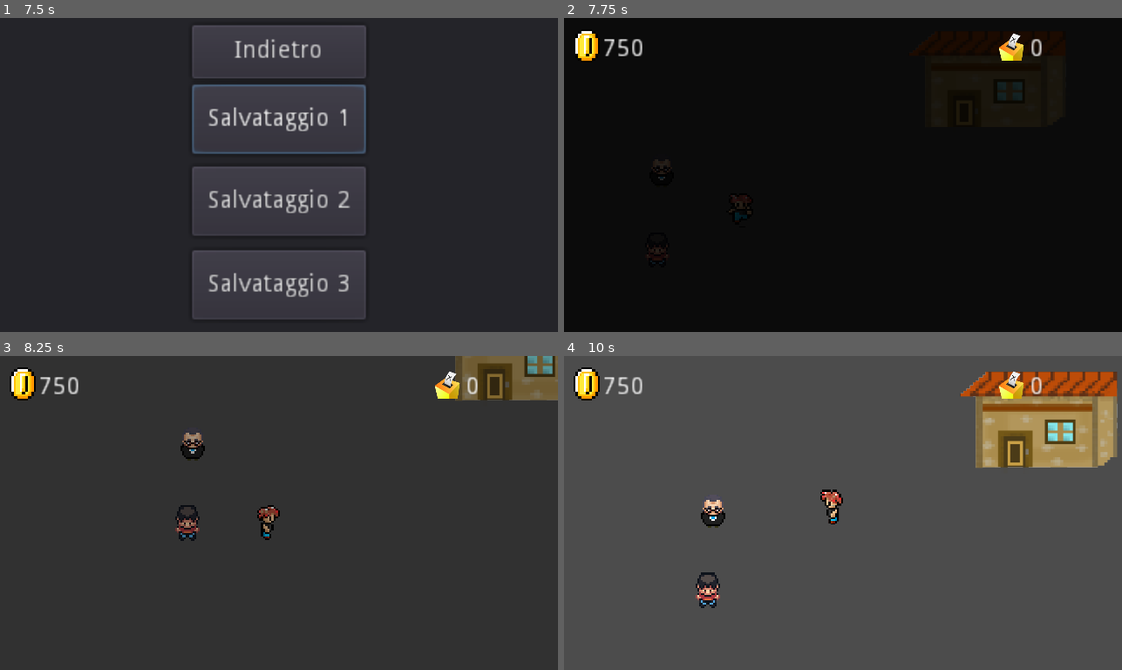
Above: before the commit, frames 1-4 (two rows, left to right).
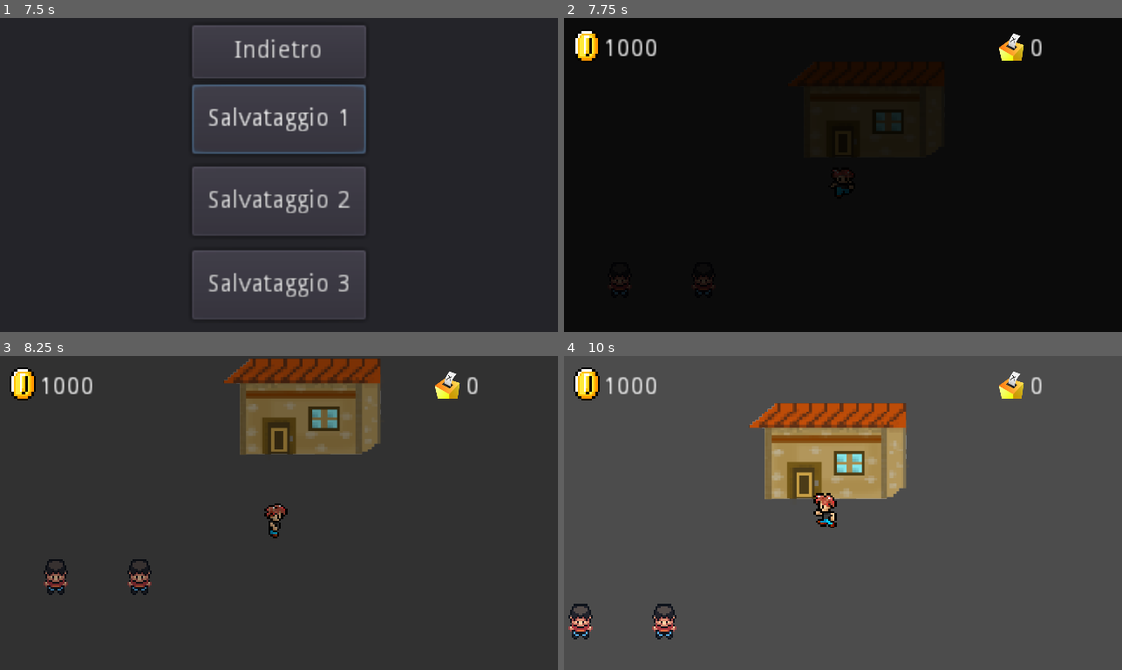
Above: after the commit, the same moments.

Repository: Fra866/ResPublica
Game: Godot game, scene res://Start.tscn
Same seed, same stepped clock (60 frames per second), same inputs: the game is played once before the commit and once after it.
Inputs:
- Up to frame 1 (7.5 s): click "Nuovo gioco" at 0.5 s; click "Salvataggio 1" at 1.25 s; click "Yes" at 2 s; click "No" at 2.75 s; click "Carica partita" at 3.5 s; click "Salvataggio 2" at 4.25 s; click "Salvataggio 3" at 5 s; click "Indietro" at 5.75 s; tap Enter (ui_accept) at 6.5, 6.77, 6.8, 7.07, 7.35 s; hold Right (ui_right) 6.53-7.28 s; tap End (ui_end) at 6.6 s; hold Down (ui_down) from 7.28 s (still down)
- Up to frame 2 (7.75 s): keep holding Down (ui_down); tap Enter (ui_accept) at 7.52 s; tap End (ui_end) at 7.55 s
- Up to frame 3 (8.25 s): tap Enter (ui_accept) at 7.82 s; release Down (ui_down) at 8.03 s; hold Right (ui_right) from 8.03 s (still down); tap End (ui_end) at 8.1 s
- Up to frame 4 (10 s): tap Enter (ui_accept) at 8.3, 9.02, 9.32, 9.6, 9.77 s; release Right (ui_right) at 8.78 s; hold Up (ui_up) 8.78-9.53 s; tap End (ui_end) at 8.85 s; hold Left (ui_left) from 9.53 s (still down)

Frame 1 is identical in both runs. In frame 2, 0.4% of the frame differs, in the area x 7-52%, y 6-86%; in frame 3, 12%; in frame 4, 17%, in the area x 0-100%, y 5-91%.
Error in both runs: Invalid set index 'save_file' (on base: 'Nil') with value of type 'Resource (saved.gd)'. (res://Start.gd:88)

Commit message:
Machiavelli cutscene

Diff:
--- a/BattleAttacks/Fascio.gd
+++ b/BattleAttacks/Fascio.gd
@@ -8,19 +8,19 @@
 	yield(get_tree().create_timer(1), "timeout")
 
 	while position.x >= 100:
-		collision()
+#		collision()
 		position.x -= 3
 		yield(get_tree().create_timer(0.01), "timeout")
 
 	while rotation_degrees != -90:
-		collision()
+#		collision()
 		rotation_degrees -= 3
 		yield(get_tree().create_timer(0.0001), "timeout")
 
 	self.queue_free()
 
 # Test-only function, since collision is now handled by battlebox
-func collision():
-	if raycast.is_colliding():
-		print('Sei stato FASCIATO')
-		raycast.enabled = false
+#func collision():
+#	if raycast.is_colliding():
+#		print('Sei stato FASCIATO')
+#		raycast.enabled = false
--- a/CutsceneActivator.gd
+++ b/CutsceneActivator.gd
@@ -18,9 +18,14 @@
 func _ready():
 	player = scenemanager.get_child(0).get_children().back().find_node("Player")
 
+func start_cutscene_dialouge(npc):
+	dialouge_box.display_dialouge(npc)
+
+	for _j in range(len(npc.dialouge_list) + 1):
+		yield(get_tree().create_timer(1.5), "timeout")
+		dialouge_box.start_dialouge = true
 
 func virgilio_cutscene():
-	cutscene = true
 	var virgilio = currentscene.get_child(1).get_child(3)
 
 	player.animstate.travel("Idle")
@@ -31,11 +36,7 @@
 	yield(get_tree().create_timer(1), "timeout")
 	virgilio.animplayer.play('IdleDown')
 
-	dialouge_box.display_dialouge(virgilio)
-
-	for _j in range(len(virgilio.dialouge_list) + 1):
-		yield(get_tree().create_timer(1.5), "timeout")
-		dialouge_box.start_dialouge = true
+	start_cutscene_dialouge(virgilio)
 
 	dialouge_box.has_obtained(virgilio.get_child(5))
 
@@ -49,8 +50,38 @@
 	virgilio.input_direction = Vector2(0, 0)
 
 
+func machiavelli_cutscene():
+	var machiavelli = currentscene.get_child(0).get_child(3)
+	player.animstate.travel("Idle")
+
+	print(machiavelli.animplayer)
+	machiavelli.animplayer.play('RunRight')
+	machiavelli.input_direction = Vector2(1, 0)
+	yield(get_tree().create_timer(1.07), "timeout")
+	machiavelli.input_direction = Vector2(0, 0)
+	machiavelli.animplayer.play('IdleRight')
+
+	menu.party = load("res://Parties/party.tres")
+
+	dialouge_box.display_dialouge(machiavelli)
+
+	start_cutscene_dialouge(machiavelli)
+	cutscene = false
+
+	machiavelli.dialouge_list = [
+		"Nel mondo tornano i medesimi uomini",
+		"come tornano i medesimi casi...",
+		"Non passeranno mai cento anni",
+		"che noi non ci troveremmo a fare le medesime cose."
+	]
+	machiavelli.attack_ids = [1]
+
+
 func start_cutscene():
+	cutscene = true
 	match cutscene_code:
+		0:
+			machiavelli_cutscene()
 		1:
 			virgilio_cutscene()
 
--- a/Parties/party.gd
+++ b/Parties/party.gd
@@ -5,7 +5,7 @@
 export(String) var party_name
 export(Texture) var symbol
 export(int) var votes
-export(Vector2) var political_pos
+export(Vector2) var political_pos = Vector2(0, 0)
 
 
 func _ready():
--- a/Parties/party.tres
+++ b/Parties/party.tres
@@ -5,5 +5,5 @@
 [resource]
 script = ExtResource( 1 )
 party_name = ""
-total_votes = 0
+votes = 0
 political_pos = Vector2( 0, 0 )
--- a/Player/Player.tscn
+++ b/Player/Player.tscn
@@ -1,8 +1,7 @@
-[gd_scene load_steps=41 format=2]
+[gd_scene load_steps=40 format=2]
 
 [ext_resource path="res://Images/Characters/player.png" type="Texture" id=1]
 [ext_resource path="res://Player/Player.gd" type="Script" id=2]
-[ext_resource path="res://Parties/party.tres" type="Resource" id=3]
 
 [sub_resource type="RectangleShape2D" id=1]
 extents = Vector2( 8, 8 )
@@ -377,7 +376,6 @@
 [node name="Player" type="KinematicBody2D"]
 collision_mask = 3
 script = ExtResource( 2 )
-party = ExtResource( 3 )
 
 [node name="Sprite" type="Sprite" parent="."]
 position = Vector2( 8, 7 )
--- a/Player/PlayerSprite.gd
+++ b/Player/PlayerSprite.gd
@@ -24,7 +24,6 @@
 
 
 func hit(damage):
-	print("OUCH ", damage)
 # Dummy damage computation
 	hp.value -= damage
 	hp.get_child(0).text = str(hp.value)
--- a/SaveMenu.gd
+++ b/SaveMenu.gd
@@ -1,8 +1,6 @@
 extends Control
 export(int) var state = 1
 export(Resource) var game_save_obj
-
-var paths = ["res://save01.tres", "res://save02.tres"]
 
 onready var yes = $Panel/Container/Yes
 onready var no = $Panel/Container/No
@@ -10,10 +8,11 @@
 onready var menu = get_node(NodePath("/root/SceneManager/Menu"))
 onready var shop = get_node(NodePath('/root/SceneManager/ShopBox'))
 onready var scene_manager = get_node(NodePath("/root/SceneManager"))
+onready var save_path: String
 
 func _ready():
 	self.visible = false
-#	print(scene_manager.save_file.get_path())
+	save_path = scene_manager.save_file.get_path()
 
 
 func priority_to_menu():
@@ -44,11 +43,13 @@
 	var player = get_node(NodePath("../CurrentScene")).get_children().back().find_node("Player")
 	var current_scene = scene_manager.get_child(0).get_child(0)
 	var file_save = game_save_obj.new()
+	file_save.take_over_path(scene_manager.save_file.get_path())
 
 	file_save.player_pos = player.position
 	file_save.slogans = menu.slogan_list
 	file_save.objects = menu.object_list
-	file_save.list_npc = scene_manager.list_npc
+	file_save.voters = menu.voter_list
+#	file_save.list_npc = scene_manager.list_npc
 	file_save.ended_cutscenes = scene_manager.list_ended_cutscenes
 	file_save.money = ui.get_money()
 	file_save.votes = ui.get_votes()
--- a/SaveMenu.tscn
+++ b/SaveMenu.tscn
@@ -7,9 +7,6 @@
 margin_right = 120.0
 margin_bottom = 40.0
 script = ExtResource( 1 )
-__meta__ = {
-"_edit_use_anchors_": false
-}
 game_save_obj = ExtResource( 2 )
 
 [node name="Panel" type="Panel" parent="."]
--- a/Saved/config.tres
+++ b/Saved/config.tres
@@ -7,7 +7,9 @@
 script = ExtResource( 1 )
 slogans = [  ]
 objects = [  ]
+voters = [  ]
 ended_cutscenes = [  ]
 current_scene = ExtResource( 2 )
 player_pos = Vector2( 80, 16 )
 money = 1000
+votes = 0
--- a/Saved/save01.tres
+++ b/Saved/save01.tres
@@ -1,23 +1,15 @@
-[gd_resource type="Resource" load_steps=10 format=2]
+[gd_resource type="Resource" load_steps=3 format=2]
 
 [ext_resource path="res://saved.gd" type="Script" id=1]
 [ext_resource path="res://Scenes/Level1.tscn" type="PackedScene" id=2]
-[ext_resource path="res://Items/Objects/Key Objects/mail.tres" type="Resource" id=3]
-[ext_resource path="res://Parties/party.tres" type="Resource" id=4]
-[ext_resource path="res://Items/Slogans/stalin.tres" type="Resource" id=5]
-[ext_resource path="res://Items/Slogans/impero.tres" type="Resource" id=6]
-[ext_resource path="res://Items/Slogans/cose_buone.tres" type="Resource" id=7]
-[ext_resource path="res://Items/Slogans/humani.tres" type="Resource" id=8]
-[ext_resource path="res://Items/Slogans/black_lives.tres" type="Resource" id=9]
 
 [resource]
 script = ExtResource( 1 )
-slogans = [ ExtResource( 9 ), ExtResource( 8 ), ExtResource( 7 ), ExtResource( 5 ), ExtResource( 6 ) ]
-objects = [ ExtResource( 3 ) ]
-ended_cutscenes = [ 1 ]
-list_npc = [  ]
+slogans = [  ]
+objects = [  ]
+voters = [  ]
+ended_cutscenes = [  ]
 current_scene = ExtResource( 2 )
-player_party = ExtResource( 4 )
-player_pos = Vector2( -48, 48 )
-money = 750
+player_pos = Vector2( 80, 16 )
+money = 1000
 votes = 0
--- a/Saved/save02.tres
+++ b/Saved/save02.tres
@@ -8,8 +8,8 @@
 script = ExtResource( 1 )
 slogans = [  ]
 objects = [  ]
+voters = [  ]
 ended_cutscenes = [  ]
-list_npc = [  ]
 current_scene = ExtResource( 6 )
 player_party = ExtResource( 7 )
 player_pos = Vector2( 80, 16 )
--- a/Scenes/BattleScene.gd
+++ b/Scenes/BattleScene.gd
@@ -1,5 +1,4 @@
 extends Node2D
-
 
 onready var scenemanager = get_node(NodePath('/root/SceneManager/'))
 onready var menu = get_node(NodePath('/root/SceneManager/Menu'))
@@ -38,6 +37,7 @@
 onready var attacks_list: Array
 var id = 0
 var next_scene = ""
+var next_pos: Vector2
 var player_pos = Vector2(0, 0)
 
 onready var p_attack: Vector2
@@ -166,6 +166,7 @@
 				var slog = menu.slogan_list[id]
 				id = handle_input(id, n_of_slogans, selector)
 				# political_compass.set_line(political_compass.get_main_pointer() ,slog.political_pos.x, -slog.political_pos.y)
+				political_compass.show_damage_area(true)
 				political_compass.set_damage_area(slog.damage_area)
 
 				if Input.is_action_just_pressed("ui_accept"):
@@ -207,11 +208,11 @@
 	objectlist.visible = !slogans
 
 
-func get_rand():
-	var tmp = ResourceLoader.load("res://NPC/tmp.tres")
-	var dim = len(tmp.slogans_for_battle)
-	var n = randi() % dim
-	return tmp.slogans_for_battle[n]
+#func get_rand():
+#	var tmp = ResourceLoader.load("res://NPC/tmp.tres")
+#	var dim = len(tmp.slogans_for_battle)
+#	var n = randi() % dim
+#	return tmp.slogans_for_battle[n]
 
 
 func set_attacks(attack_ids_list):
@@ -220,7 +221,7 @@
 
 func set_next_scene(scene: String, p_pos: Vector2):
 	next_scene = scene
-	player_pos = p_pos
+	next_pos = p_pos
 
 
 func set_npc(current_npc):
@@ -239,6 +240,7 @@
 
 		attacking = true
 		political_compass.visible = false
+		political_compass.show_damage_area(false)
 		political_compass.set_main_pointer(player_pos.x, -player_pos.y)
 		political_compass.set_enemy_pointer(enemy_sprite.political_pos.x, -enemy_sprite.political_pos.y)
 		political_compass.hide_line()
@@ -270,19 +272,19 @@
 	turn = TURN.PLAYER
 
 
-func damageable(slogan: Vector2):
+#func damageable(slogan: Vector2):
 #	If area will instead be a circle -- [[x0, y0], radius]
 #	var center = Vector2(enemy_area[0][0], enemy_area[0][1])
 #	return abs(slogan - center) < enemy_area[1]
-	var check_x: bool
-	var check_y: bool
-
-	if slogan.x <= enemy_area[0][1] and slogan.x >= enemy_area[0][0]:
-		check_x = true
-	if slogan.y <= enemy_area[1][1] and slogan.y >= enemy_area[1][0]:
-		check_y = true
-
-	return check_x and check_y
+#	var check_x: bool
+#	var check_y: bool
+
+#	if slogan.x <= enemy_area[0][1] and slogan.x >= enemy_area[0][0]:
+#		check_x = true
+#	if slogan.y <= enemy_area[1][1] and slogan.y >= enemy_area[1][0]:
+#		check_y = true
+
+#	return check_x and check_y
 
 
 func extra_damage():
@@ -294,11 +296,12 @@
 func damage(p_pos: Vector2):
 
 	if Geometry.is_point_in_polygon(enemy_sprite.political_pos, political_compass.damage_area.polygon):
-		var d = 20 - sqrt(float(pow((enemy_sprite.political_pos.x - p_pos.x), 2) + pow((enemy_sprite.political_pos.y - p_pos.y), 2)))
+#		var d = 20 - sqrt(float(pow((enemy_sprite.political_pos.x - p_pos.x), 2) + pow((enemy_sprite.political_pos.y - p_pos.y), 2)))
+		var d = 10 - (enemy_sprite.political_pos - p_pos).length()
+		print("Damage: ", 10 - (enemy_sprite.political_pos - p_pos).length() + extra_damage())
 		d += extra_damage()
 		political_compass.set_enemy_pointer(enemy_sprite.political_pos.x, -enemy_sprite.political_pos.y)
 
-
 		npcBar.value -= d
 
 	# print("Enemy PolPos: ", enemy_sprite.political_pos)
@@ -306,17 +309,19 @@
 
 
 func capture_enemy():
+#	Voter and votes addition have been moved to battle_ends since there might happen a case
+#	such that the last slogan carries a damage greater than 15 (e.g. fighting Sempronio with humani/impero/riforma).
+
 	if npcBar.value <= 15:
-		menu.new_voter(enemy_sprite)
 		ui.loadVotes(enemy_sprite.votes)
 
 		action_log.text = enemy_sprite.npc_name + " è entrato nel tuo partito."
 		margincontainer.visible = true
 		battlemenu.visible = false
 		yield(get_tree().create_timer(0.5), "timeout")
-
-		menu.party.votes += enemy_sprite.votes
-		menu.party.political_pos = (menu.party.political_pos + enemy_sprite.political_pos)/2
+		action_log.text = "Hai ottenuto " + str(enemy_sprite.votes) + " voti."
+		yield(get_tree().create_timer(0.5), "timeout")
+
 		battle_ends(true)
 	else:
 		action_log.text = enemy_sprite.npc_name + " non è entrato nel tuo partito."
@@ -348,8 +353,9 @@
 	yield(timer, "timeout")
 
 	if victory:
-		action_log.text = "Hai ottenuto " + str(enemy_sprite.votes) + " voti."
-		yield(get_tree().create_timer(1.5), "timeout")
+		menu.new_voter(enemy_sprite)
+		menu.party.votes += enemy_sprite.votes
+		menu.party.political_pos = (menu.party.political_pos + enemy_sprite.political_pos)/2
 
 	end(next_scene)
 
@@ -357,5 +363,5 @@
 
 
 func end(scene):
-	scenemanager.start_transition("res://Scenes/" + scene + ".tscn", player_pos)
+	scenemanager.start_transition("res://Scenes/" + scene + ".tscn", next_pos)
 	# current_enemy.battle_won = true
--- a/Scenes/BattleScene.tscn
+++ b/Scenes/BattleScene.tscn
@@ -30,8 +30,6 @@
 [node name="EnemySprite" parent="." instance=ExtResource( 1 )]
 position = Vector2( 144, 16 )
 scale = Vector2( 0.830188, 0.774194 )
-npc_name = ""
-npc_desc = ""
 
 [node name="LifeBars" type="Node2D" parent="."]
 
--- a/Scenes/EnemySprite.gd
+++ b/Scenes/EnemySprite.gd
@@ -1,5 +1,4 @@
 extends Sprite
-
 
 export(String) var npc_name
 export(String) var npc_desc = ""
@@ -11,9 +10,20 @@
 export(int) var lvl
 export(int) var votes
 export(int) var max_hp
-export(float, -100, 100, 10) var popularity # Extra votes at the elections when appointing the voter as a candidate
+export(float, -100, 100, 10) var popularity #Extra votes at the elections when appointing the voter as a candidate
 export(float, -100, 100, 10) var mafia_points # How capturing the enemy will influence the Mafiometer
 
 
 func _ready():
 	pass
+
+func init(enemy: Sprite):
+	npc_name = enemy.npc_name
+	npc_desc = enemy.npc_desc
+	sex = enemy.sex
+	political_pos = enemy.political_pos
+	lvl = enemy.lvl
+	votes = enemy.votes
+	max_hp = enemy.max_hp
+	popularity = enemy.popularity
+	mafia_points = enemy.mafia_points
--- a/Scenes/Level1.tscn
+++ b/Scenes/Level1.tscn
@@ -1,7 +1,8 @@
-[gd_scene load_steps=5 format=2]
+[gd_scene load_steps=6 format=2]
 
 [ext_resource path="res://Player/Player.tscn" type="PackedScene" id=1]
 [ext_resource path="res://NPC/NPC.tscn" type="PackedScene" id=2]
+[ext_resource path="res://CutsceneActivator.tscn" type="PackedScene" id=3]
 [ext_resource path="res://Scenes/House.tscn" type="PackedScene" id=4]
 [ext_resource path="res://Scenes/Door.tscn" type="PackedScene" id=5]
 
@@ -37,6 +38,35 @@
 vf = 3
 f = 2
 
+[node name="DummyCommie" parent="YSort" instance=ExtResource( 2 )]
+position = Vector2( -48, 80 )
+dialouge_list = [ "Rivoluzione Now!" ]
+attack_ids = [ 1, 0 ]
+battle_sprite_path = "res://UI/andreotti/battle.png"
+political_pos = Vector2( -6, 6 )
+lvl = 1
+popularity = -20.0
+sprite_path = "res://Assets/Player/Male_Spritesheet.png"
+hf = 3
+vf = 3
+f = 2
+
+[node name="Machiavelli" parent="YSort" instance=ExtResource( 2 )]
+position = Vector2( 0, 80 )
+dialouge_list = [ "Crea un partito", "Ma mi raccomando", "Senza fare mionnome." ]
+battle_sprite_path = "res://UI/machiavelli.png"
+description = "Un politico molto pragmatico."
+political_pos = Vector2( 5, 6 )
+votes = 200
+lvl = 1
+max_hp = 40
+popularity = 10.0
+mafia_points = -30.0
+sprite_path = "res://Assets/Player/Male_Spritesheet.png"
+hf = 3
+vf = 3
+f = 2
+
 [node name="Player" parent="YSort" instance=ExtResource( 1 )]
 position = Vector2( 80, 16 )
 
@@ -45,3 +75,7 @@
 
 [node name="Door" parent="YSort/House" instance=ExtResource( 5 )]
 next_player_pos = Vector2( 144, 176 )
+
+[node name="CutsceneActivator" parent="YSort" instance=ExtResource( 3 )]
+position = Vector2( 80, 80 )
+cutscene_code = 0
--- a/Scenes/Menu.gd
+++ b/Scenes/Menu.gd
@@ -21,6 +21,7 @@
 
 onready var no_slog_text = $MenuLayers/Slogans/NoSloganText
 onready var no_obj_text = $MenuLayers/Objects/NoObjectText
+onready var no_party_text = $MenuLayers/Party/NoPartyText
 
 onready var political_compass_slog = $MenuLayers/Slogans/PoliticalCompass
 onready var political_compass_party = $MenuLayers/Party/PoliticalCompass
@@ -66,12 +67,14 @@
 	no_slog_text.visible = false
 
 	var save_file = screentransition.save_file
-#	party = save_file.player_party
+	party = save_file.player_party
 
 	for slogan_res in save_file.slogans:
 		new_slogan(slogan_res)
 	for object_res in save_file.objects:
 		new_object(object_res)
+	for voter in save_file.voters:
+		new_voter(voter)
 
 
 func _process(_delta):
@@ -135,15 +138,18 @@
 			object_index = handle_input(object_index, n_of_objects, objects_selector)
 
 			if Input.is_action_just_pressed("ui_accept"):
-				objects_container.get_child(1).foo(current_object.id) # Temporary Solution
+				objects_container.get_child(object_index+1).foo(current_object.id) # Temporary Solution
 
 	if menu_party:
 		menu_main = false
 		menu_party = true
 		voter_index = handle_input(voter_index, n_of_voters, voters_selector)
+
 		if Input.is_action_just_pressed("ui_end"):
 			menu_party = false
 			menu_main = true
+
+		political_compass_party.visibility(!(!party))
 
 
 	if menu_main:
@@ -167,9 +173,11 @@
 
 func priority_to_party_options():
 	menu_party = true
-	political_compass_party.hide_damage_area()
-	political_compass_party.set_main_pointer(party.political_pos.x, party.political_pos.y)
-	political_compass_party.visibility(true)
+	no_party_text.visible = !party
+	political_compass_party.visibility(!(!party))
+	if party:
+		political_compass_party.show_damage_area(false)
+		political_compass_party.set_main_pointer(party.political_pos.x, party.political_pos.y)
 
 
 func priority_to_objects():
@@ -191,6 +199,7 @@
 	menu_slogans = false
 	menu_main = false
 	menu_objects = false
+	menu_party = false
 	political_compass_slog.visibility(false)
 
 
@@ -208,7 +217,7 @@
 	if selector == slogan_selector or selector == objects_selector:
 		selector.rect_position = Vector2(32 * (index % 6) + 3, 40 * (index / 6) + 9)
 	else:
-		selector.rect_position = Vector2(32 * (index - 1), 40 * (index / 6) + 16)
+		selector.rect_position = Vector2(32 * (index % 4) + 3, 40 * (index / 4) + 16)
 	return index
 
 
@@ -217,7 +226,6 @@
 		print("Già comprato: ", slogan_list)
 	else:
 		slogan_list.append(slogan)
-#		print(ui.get_child(0).get_child(0).text)
 		ui.add_money(-slogan.prize)
 
 		var new_slog_instance = load("res://Scenes/UI_Objects/SloganNode.tscn").instance()
@@ -238,12 +246,12 @@
 		n_of_objects += 1
 		objects_container.add_child(new_obj_instance)
 
+
 func new_voter(voter):
 	if not voter in voter_list:
-		voter_list.append(voter)
-		n_of_voters += 1
 
 		var new_voter_instance = load("res://Scenes/EnemySprite.tscn").instance()
+		new_voter_instance.init(voter)
 
 		new_voter_instance.texture = voter.texture
 		new_voter_instance.npc_name = voter.npc_name
@@ -252,9 +260,9 @@
 		new_voter_instance.political_pos = voter.political_pos
 		new_voter_instance.votes = voter.votes
 		new_voter_instance.popularity = voter.popularity
+
 		new_voter_instance.mafia_points = voter.mafia_points
-
-		new_voter_instance.position = Vector2(-14 + 32*(n_of_voters - 1), 16)
-
+		voter_list.append(new_voter_instance)
+		new_voter_instance.position = Vector2(32 * (n_of_voters % 4) + 5, 40 * (n_of_voters / 4) + 18)
+		n_of_voters += 1
 		voters_container.add_child(new_voter_instance)
-		print(new_voter_instance)
--- a/Scenes/Menu.tscn
+++ b/Scenes/Menu.tscn
@@ -1,14 +1,12 @@
-[gd_scene load_steps=6 format=2]
+[gd_scene load_steps=5 format=2]
 
 [ext_resource path="res://Images/menu.png" type="Texture" id=1]
 [ext_resource path="res://Scenes/Menu.gd" type="Script" id=2]
 [ext_resource path="res://Images/sloganmenu.png" type="Texture" id=3]
 [ext_resource path="res://Scenes/PoliticalCompass.tscn" type="PackedScene" id=4]
-[ext_resource path="res://Parties/party.tres" type="Resource" id=5]
 
 [node name="Menu" type="Node2D"]
 script = ExtResource( 2 )
-party = ExtResource( 5 )
 
 [node name="MenuLayers" type="Node2D" parent="."]
 
@@ -248,6 +246,7 @@
 texture = ExtResource( 3 )
 
 [node name="MainContainer" type="Node2D" parent="MenuLayers/Party"]
+visible = false
 
 [node name="Selector" type="ColorRect" parent="MenuLayers/Party/MainContainer"]
 margin_left = -16.0
@@ -255,9 +254,16 @@
 margin_right = 16.0
 margin_bottom = 48.0
 color = Color( 0.94902, 0.203922, 0.203922, 1 )
-__meta__ = {
-"_edit_use_anchors_": false
-}
 
 [node name="PoliticalCompass" parent="MenuLayers/Party" instance=ExtResource( 4 )]
+visible = false
 position = Vector2( 176, 80 )
+
+[node name="NoPartyText" type="RichTextLabel" parent="MenuLayers/Party"]
+margin_top = 64.0
+margin_right = 192.0
+margin_bottom = 104.0
+text = "Recati da Machiavelli per avere un partito tutto tuo."
+__meta__ = {
+"_edit_use_anchors_": false
+}
--- a/Scenes/PoliticalCompass.gd
+++ b/Scenes/PoliticalCompass.gd
@@ -45,12 +45,14 @@
 	damage_area.polygon = dm
 
 
-func hide_damage_area():
-	damage_area.visible = false
+#func hide_damage_area():
+#	get_tree().debug_collisions_hint = false
+#	damage_area.visible = false
 
 
-func show_damage_area():
-	damage_area.visible = true
+func show_damage_area(vis: bool):
+	get_tree().debug_collisions_hint = vis
+#	damage_area.visible = true
 
 
 func set_line(initial_pos: Vector2, x: float, y: float):
--- a/Scenes/PoliticalCompass.tscn
+++ b/Scenes/PoliticalCompass.tscn
@@ -21,9 +21,6 @@
 margin_right = 2.0
 margin_bottom = 2.0
 color = Color( 0, 0, 0, 1 )
-__meta__ = {
-"_edit_use_anchors_": false
-}
 
 [node name="Pointer2" type="ColorRect" parent="."]
 margin_left = -33.0
--- a/Scenes/SceneManager.gd
+++ b/Scenes/SceneManager.gd
@@ -10,7 +10,7 @@
 onready var transition_animation = $ScreenTransition/AnimationPlayer
 onready var scene_container = $CurrentScene
 
-onready var list_npc: Array
+#onready var list_npc: Array
 onready var list_visited_scenes: Array
 onready var list_ended_cutscenes: Array
 
@@ -30,7 +30,7 @@
 	var scene = save_file.current_scene
 
 	scene_container.add_child(scene.instance())
-	list_npc = save_file.list_npc
+#	list_npc = save_file.list_npc
 	list_ended_cutscenes = save_file.ended_cutscenes
 	current_scene = get_child(0).get_child(0)
 	transition_animation.play("FadeToTransparent")
@@ -57,6 +57,7 @@
 	var p = scene_container.get_children().back().find_node("Player")
 	if p:
 		p.position = player_pos
+
 	emit_signal("new_main_scene")
 
 #func loadAll():
--- a/Scenes/ShopBox.gd
+++ b/Scenes/ShopBox.gd
@@ -116,7 +116,7 @@
 		index += 1
 	if Input.is_action_just_pressed("ui_down") and index < maxv - 5:
 		index += 5
-	if Input.is_action_just_pressed("ui_up") and index > 5:
+	if Input.is_action_just_pressed("ui_up") and index > 4:
 		index -= 5
 
 	selector.rect_position.x = 4 + (index % 5)*32
--- a/Start.tscn
+++ b/Start.tscn
@@ -11,7 +11,6 @@
 anchor_bottom = 1.0
 script = ExtResource( 2 )
 __meta__ = {
-"_edit_use_anchors_": false,
 "_editor_description_": "
 
 "
--- a/UI/DialougeBox.gd
+++ b/UI/DialougeBox.gd
@@ -16,7 +16,6 @@
 onready var npc_name
 
 var d_list: Array = []
-#var s_list: Array = [] # Useless
 var att_ids_list: Array = []
 var finished_dialouge: bool = true
 var n_lines: int
@@ -48,10 +47,11 @@
 	npc_name = npc.name
 
 	d_list = npc.dialouge_list
-#	s_list = npc.slogans_for_battle
 	att_ids_list = npc.attack_ids
 	open_shop = npc.is_seller
 	has_won_battle = npc.battle_won
+
+	print(menu.voter_list)
 
 
 func end_dialouge_box():
@@ -90,16 +90,19 @@
 					open_shop = false
 					shop_box.priority_to_menu()
 				elif len(att_ids_list):
-					# print(scenemanager.list_npc)
 					if !len(menu.slogan_list):
 						# yield(display_text_line("Non hai slogan per combattere."), "completed")
 						$MarginContainer.visible = false
 						emit_signal("priority_to_player")
 					else:
 						if !has_won_battle:
-							if not npc_name in scenemanager.list_npc:
-								scenemanager.list_npc.append(npc_name)
-
+							var b: bool
+							for sprite in menu.voter_list:
+								if npc_name == sprite.npc_name:
+									b = true
+#							if not npc_name in scenemanager.list_npc:
+#								scenemanager.list_npc.append(npc_name)
+							if !b:
 								scenemanager.start_transition(battle_scene_path, Vector2(0,0))
 								emit_signal("send_npc", current_npc)
 								emit_signal("npc_attacks", att_ids_list)
--- a/saved.gd
+++ b/saved.gd
@@ -3,8 +3,8 @@
 
 export(Array, Resource) var slogans = []
 export(Array, Resource) var objects = []
+export(Array, Resource) var voters = []
 export(Array, Resource) var ended_cutscenes
-export(Array, Resource) var list_npc = []
 export(Resource) var current_scene = load("res://Scenes/Level1.tscn")
 export(Resource) var player_party
 export(Vector2) var player_pos
@@ -15,10 +15,10 @@
 func initialize():
 	objects = []
 	slogans = []
-	list_npc = []
+	voters = []
 	ended_cutscenes = []
 	current_scene = load("res://Scenes/Level1.tscn")
-	player_party = load("res://Parties/party.tres")
+	# player_party = PoliticalParty.new()
 	player_pos = Vector2(80, 16)
 	money = 1000
 	votes = 0
--- a/saved.tres
+++ b/saved.tres
@@ -5,7 +5,11 @@
 
 [resource]
 script = ExtResource( 1 )
-array = [  ]
+slogans = [  ]
+objects = [  ]
+ended_cutscenes = [  ]
+list_npc = [  ]
 current_scene = ExtResource( 2 )
 player_pos = Vector2( 0, 0 )
 money = 1000
+votes = 0
Not shown: 1 places in Scenes/BattleScene.tscn that only renumber resources
Binary file added: UI/machiavelli.png
Not shown, added: UI/machiavelli.png.import
